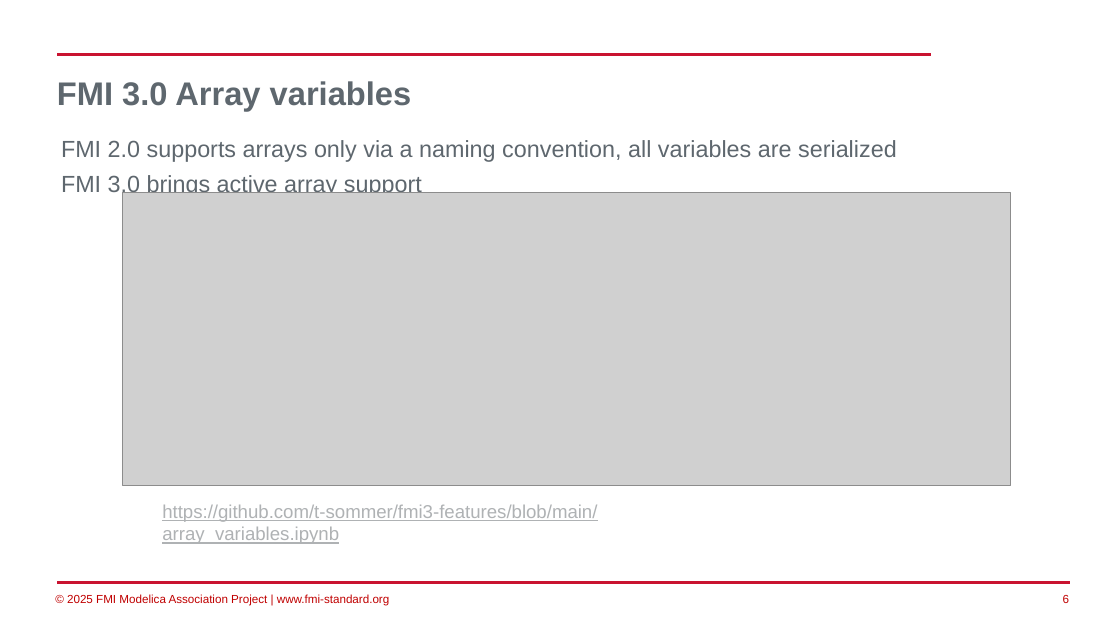
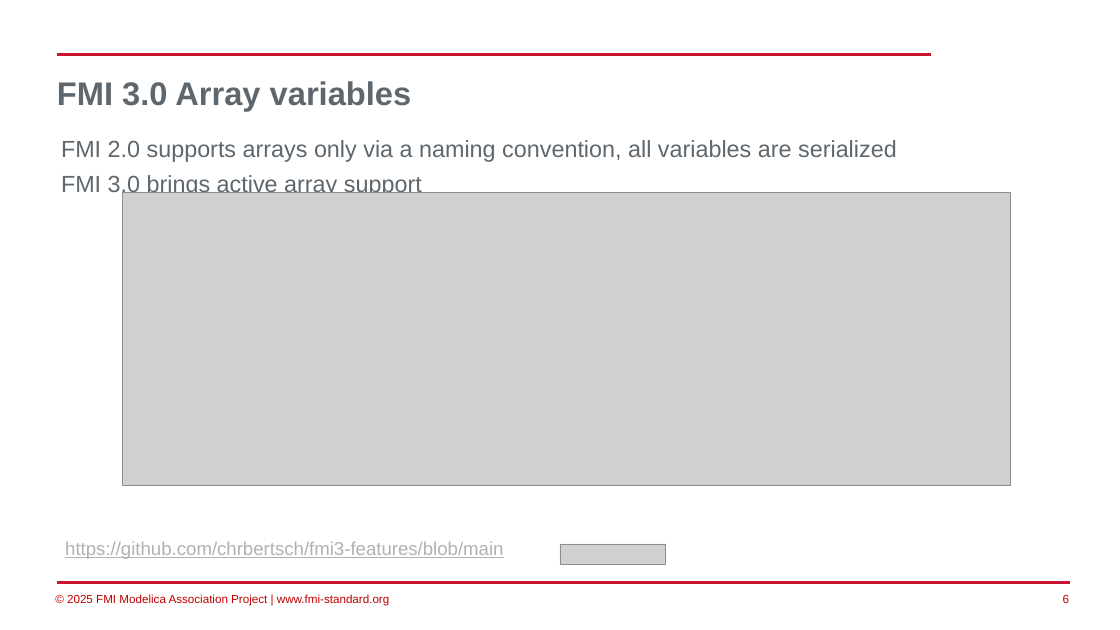
Before and after one commit to modelica/fmi-beginners-tutorial-2025, a slide deck: slide 6 of part4/FMI3_Outlook.pptx. Drawn at 1120x630 pixels with LibreOffice and Linux fonts; fonts in the diff are those of the drawing; grey boxes stand for pictures; background and template pictures are left out. Boxes give left, top, right and bottom in pixels: in the first picture for what was removed or moved away, otherwise in the second. Text is boxed around its words. In the diff, an @@ line names an element or a change of style, - is before the commit and + after.

```diff
--- a/part4/FMI3_Outlook.pptx
+++ b/part4/FMI3_Outlook.pptx
@@ text at [65,541,503,559]: text changed @@
-https://github.com/t-sommer/fmi3-features/blob/main/array_variables.ipynb
+https://github.com/chrbertsch/fmi3-features/blob/main
@@ picture added at [560,544,666,565] @@
```
Also in this commit, not shown: 2 other slides changed, 3 other files.
